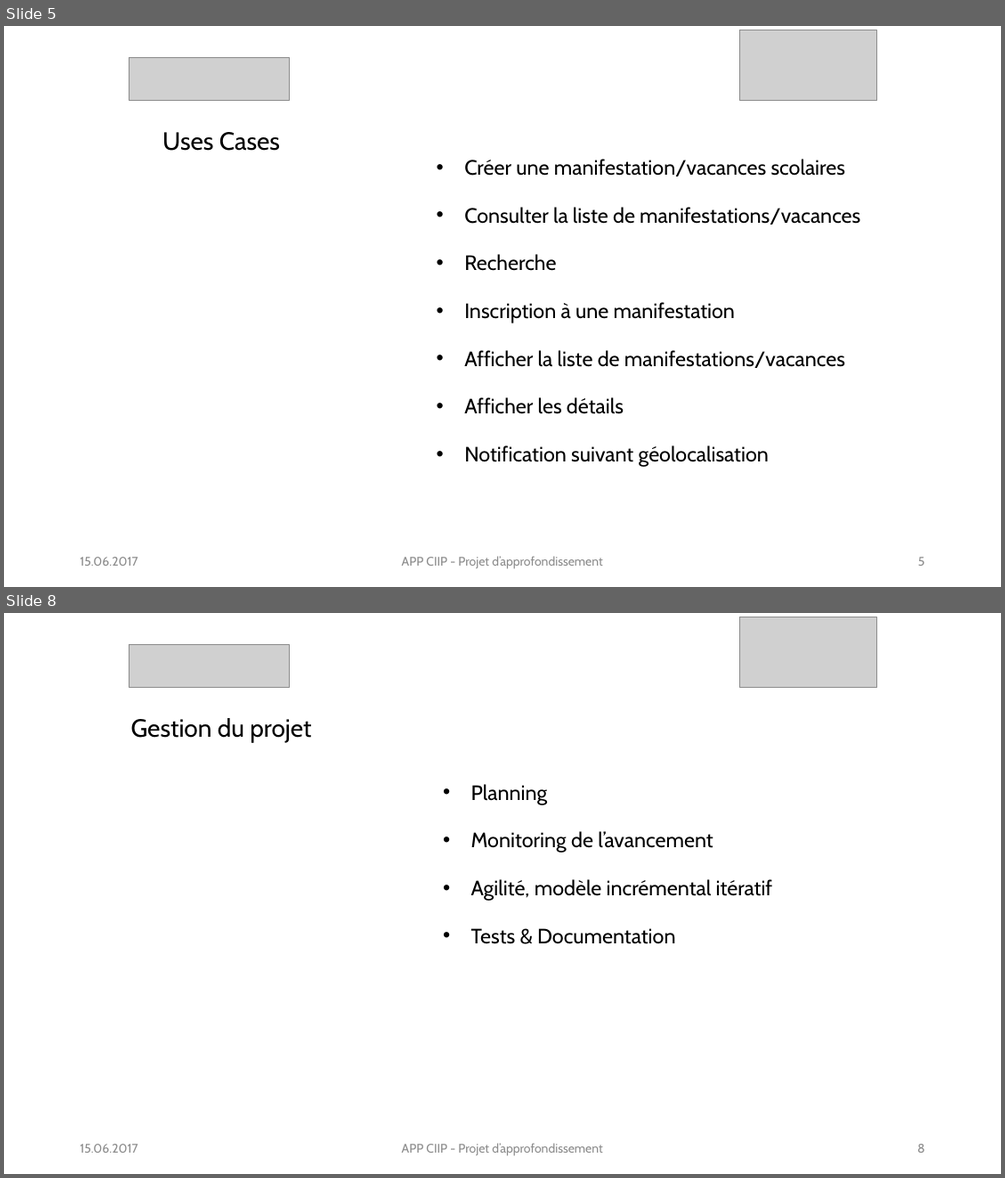
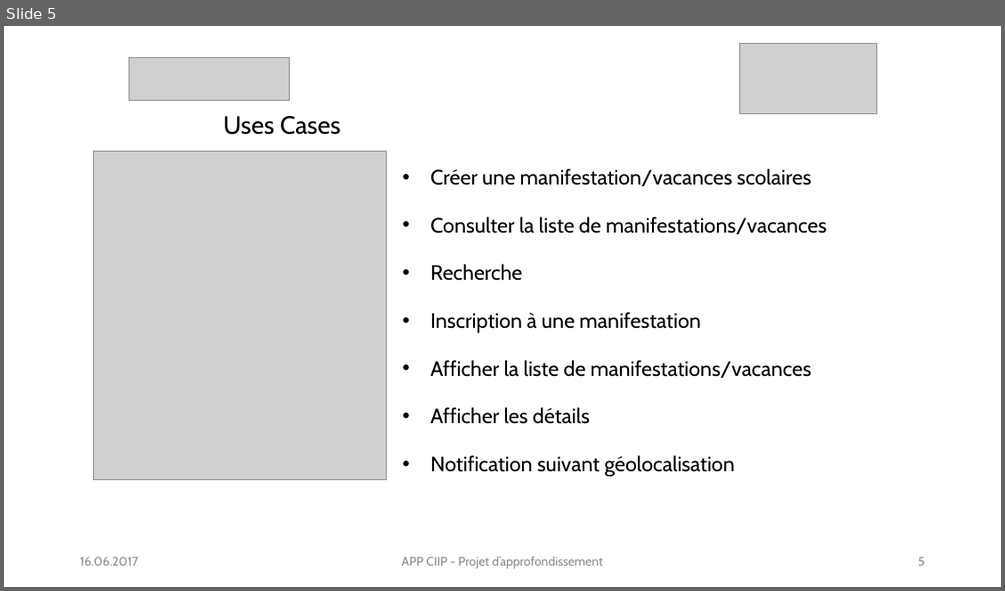
Before and after one commit to gaelteguia/appciip, a slide deck: Defense PA GTT.pptx. Shown one above the other, each under a label of ours: slides 5 and 8 before the commit, slide 5 after it; the slides between them are not shown. The pictures are 1005x1178 and 1005x591 pixels, drawn with LibreOffice and Linux fonts; fonts in the diff are those of the drawing; grey boxes stand for pictures. Boxes give left, top, right and bottom in pixels: in the first picture for what was removed or moved away, otherwise in the second. Text is boxed around its words. In the diff, an @@ line names an element or a change of style, - is before the commit and + after.

```diff
--- a/Defense PA GTT.pptx
+++ b/Defense PA GTT.pptx
@@ slide 8 removed at [4, 613, 1001, 1174], background #FFFFFF @@
@@ picture removed at [739, 617, 876, 687] @@
@@ picture removed at [129, 644, 290, 687] @@
@@ title removed at [131, 718, 311, 743] @@
-Gestion du projet
@@ subtitle removed at [471, 784, 773, 944] @@
-• Planning
-• Monitoring de l’avancement
-• Agilité, modèle incrémental itératif
-• Tests & Documentation
@@ text removed at [80, 1143, 138, 1152] @@
-15.06.2017
@@ text removed at [402, 1143, 603, 1156] @@
-APP CIIP - Projet d’approfondissement
@@ page number removed at [917, 1143, 925, 1152] @@
-8
@@ slide 5 changed as well @@
@@ picture: place and size @@
-picture at [739, 30, 876, 100]
+picture at [739, 43, 876, 113]
@@ title "Uses Cases": place and size @@
-title "Uses Cases" at [162, 132, 280, 151]
+title "Uses Cases" at [223, 116, 340, 135]
@@ picture added at [94, 151, 386, 480] @@
@@ subtitle "Créer une manifestation/vacances scolaires": place and size @@
-subtitle "Créer une manifestation/vacances scolaires" at [464, 159, 860, 467]
+subtitle "Créer une manifestation/vacances scolaires" at [430, 168, 826, 476]
@@ text at [80, 556, 138, 565]: text changed @@
-15.06.2017
+16.06.2017
```
Also in this commit, not shown: 12 other slides changed, 1 other slide removed.
